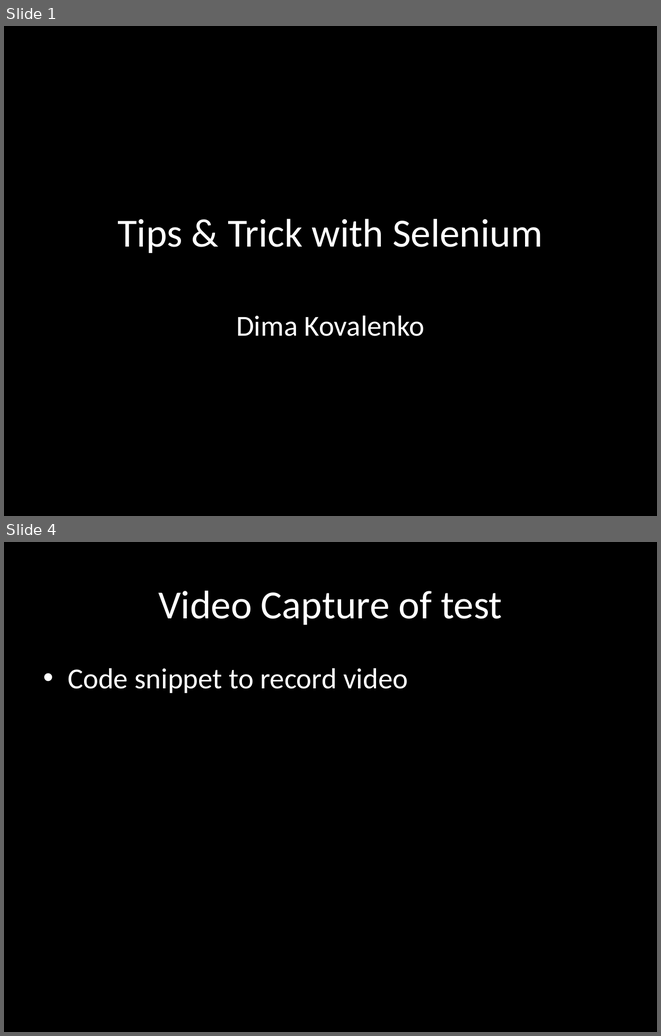
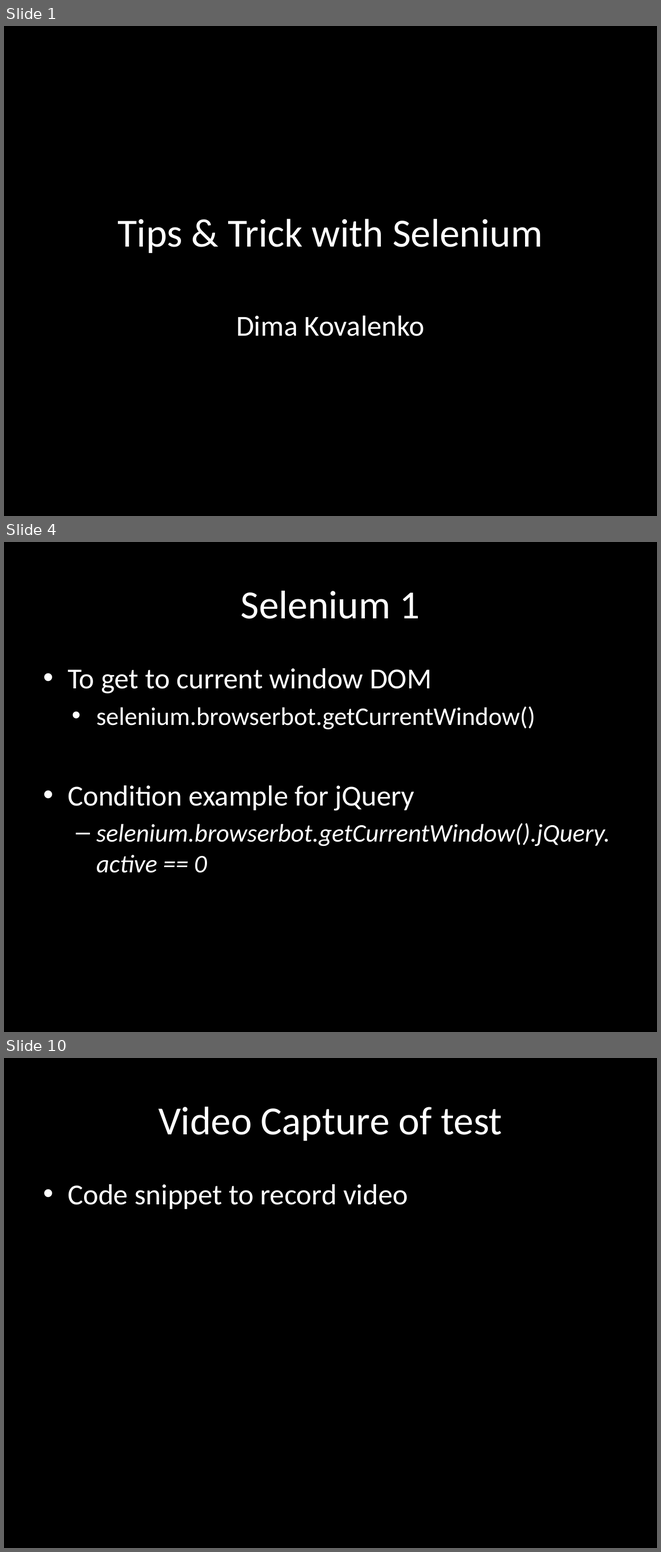
Before and after one commit to dimacus/SeleniumTipsAndTricks, a slide deck: selenium_camp_v1.pptx. Shown one above the other, each under a label of ours: slides 1 and 4 before the commit, slides 1, 4 and 10 after it; the slides between them are not shown. The pictures are 661x1036 and 661x1552 pixels, drawn with LibreOffice and Linux fonts; fonts in the diff are those of the drawing. Boxes give left, top, right and bottom in pixels: in the first picture for what was removed or moved away, otherwise in the second. Text is boxed around its words. In the diff, an @@ line names an element or a change of style, - is before the commit and + after.

```diff
--- a/selenium_camp_v1.pptx
+++ b/selenium_camp_v1.pptx
@@ slide 4 added at (4, 542, 657, 1032), background #000000 @@
@@ title added at (241, 590, 420, 619), 44 pt, text #FFFFFF @@
+Selenium 1
@@ text added at (68, 668, 610, 873), 28 pt, text #FFFFFF @@
+• To get to current window DOM
+  • selenium.browserbot.getCurrentWindow()
+• Condition example for jQuery
+  – selenium.browserbot.getCurrentWindow().jQuery.active == 0
@@ what was slide 4 is now slide 10 @@
```
Also in this commit, not shown: 2 slides changed, 5 other slides added.
